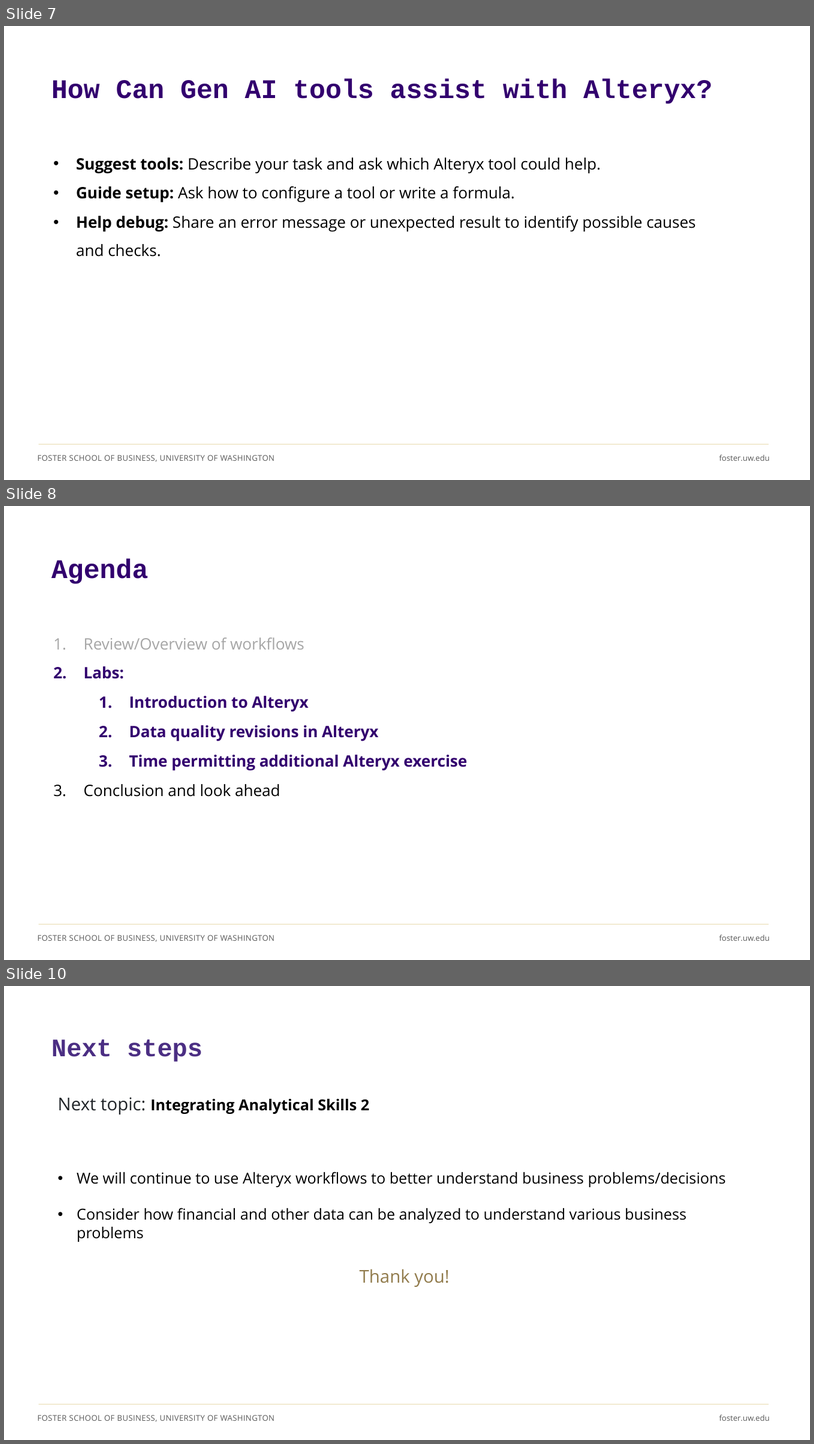
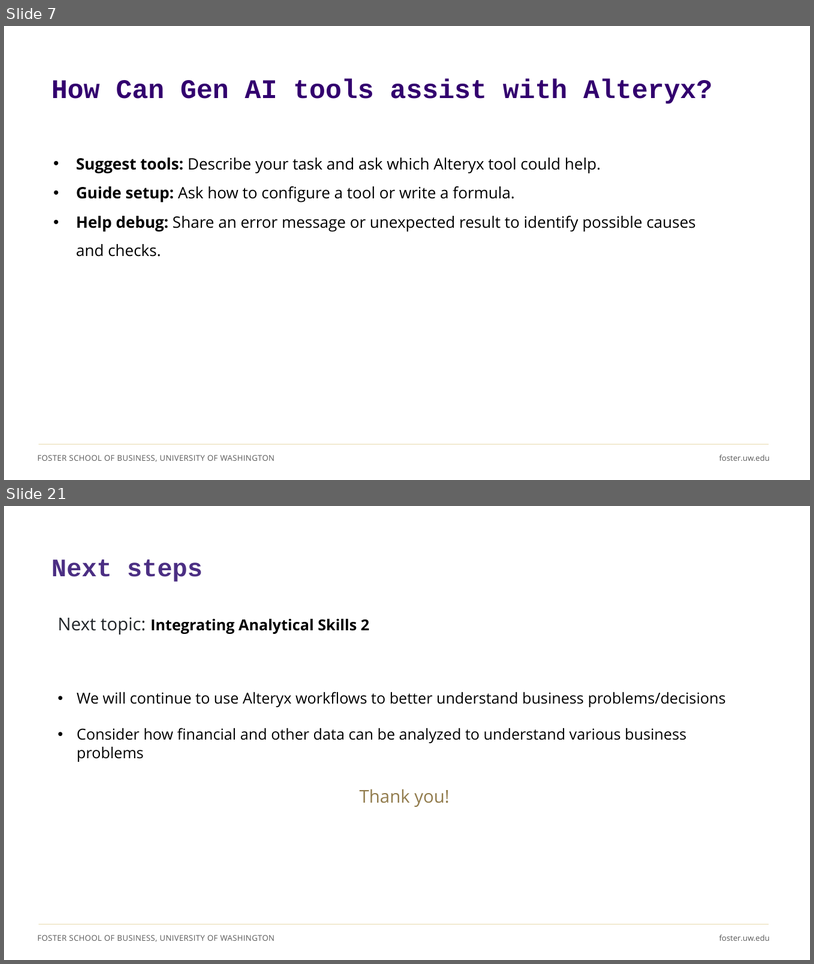
Before and after one commit to ashercurtis/slides.io, a slide deck: ACCTG320/ACCTG320Class10_2026.pptx. Shown one above the other, each under a label of ours: slides 7, 8 and 10 before the commit, slides 7 and 21 after it; the slides between them are not shown. The pictures are 814x1444 and 814x964 pixels, drawn with LibreOffice and Linux fonts; fonts in the diff are those of the drawing. Boxes give left, top, right and bottom in pixels: in the first picture for what was removed or moved away, otherwise in the second. Text is boxed around its words. In the diff, an @@ line names an element or a change of style, - is before the commit and + after.

```diff
--- a/ACCTG320/ACCTG320Class10_2026.pptx
+++ b/ACCTG320/ACCTG320Class10_2026.pptx
@@ slide 8 removed at box(4, 506, 810, 960), background #FFFFFF; not listed: 3 template elements that a slide beside it also shows @@
@@ title removed at box(51, 559, 148, 584) @@
-Agenda
@@ text removed at box(84, 637, 467, 796) @@
-1. Review/Overview of workflows
-2. Labs:
-  1. Introduction to Alteryx
-  2. Data quality revisions in Alteryx
-  3. Time permitting additional Alteryx exercise
-3. Conclusion and look ahead
@@ what was slide 10 is now slide 21 @@
```
Also in this commit, not shown: 2 slides changed, 14 slides added, 2 other slides removed, 1 other file.
